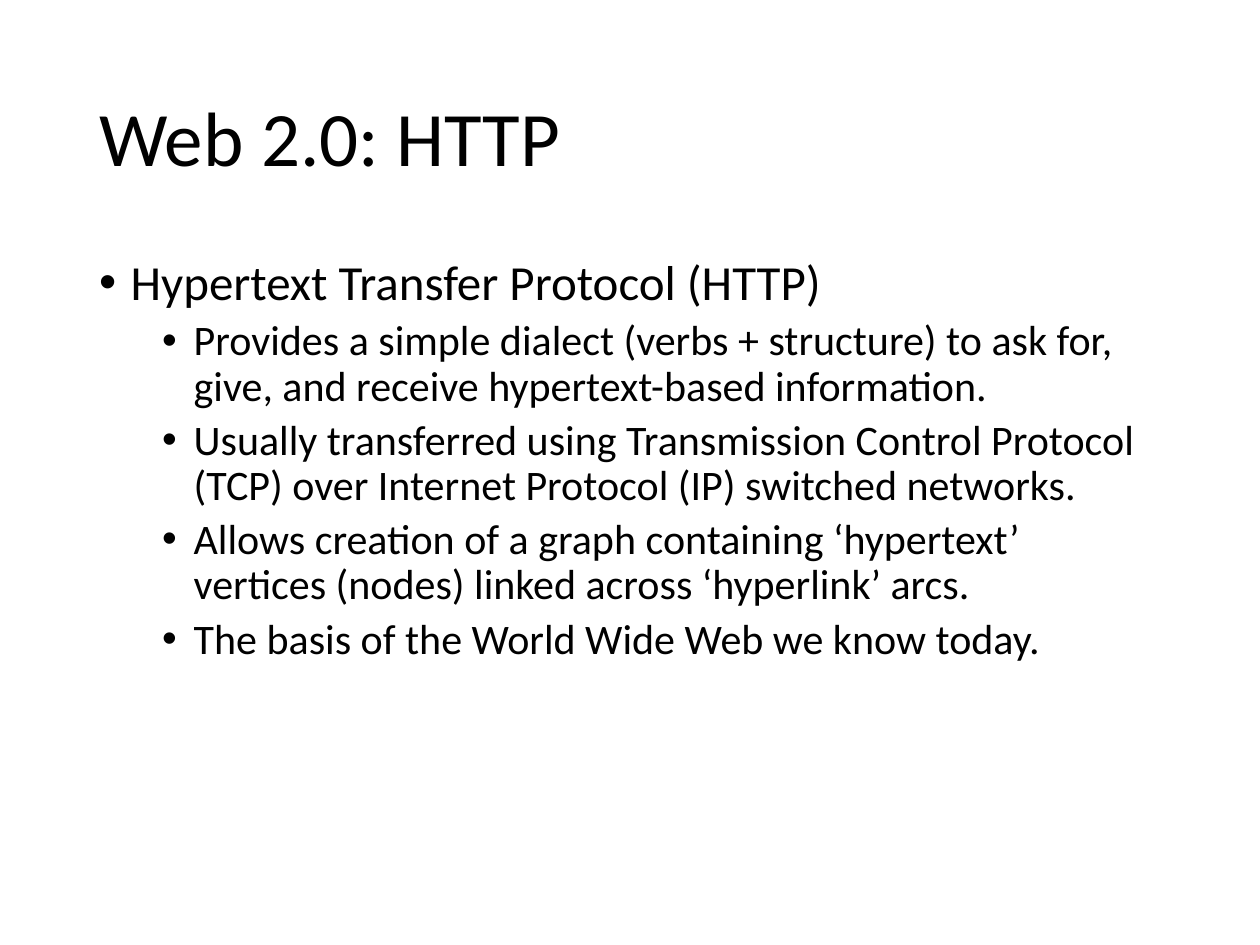
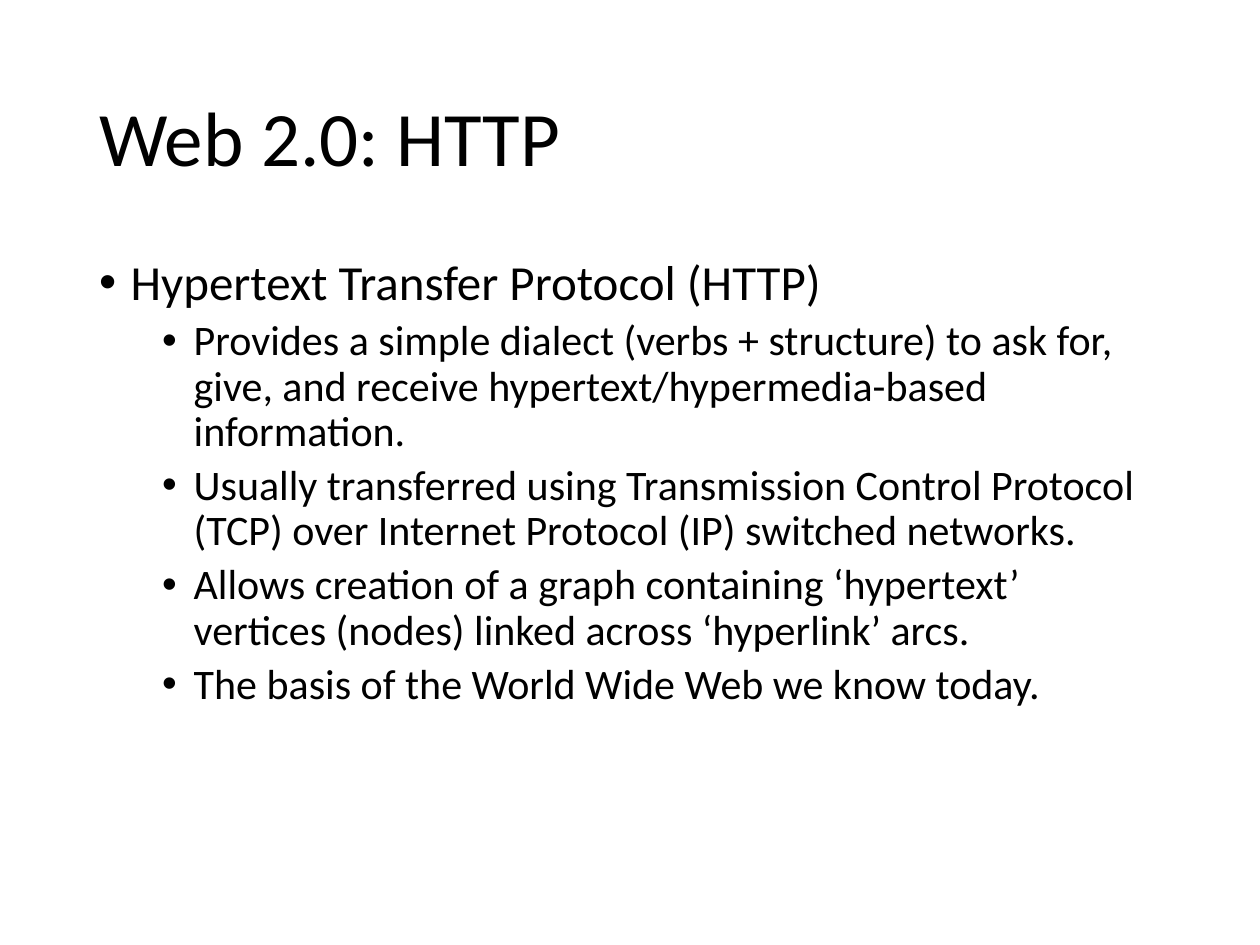
Before and after one commit to colinbellCA/1161.cs330-uwaterloo-sematic_analytics, a slide deck: slide 10 of 1161.cs330-social_graphs_and_semantic_analytics.pptx (slide 9 before the commit). Drawn at 1260x945 pixels with LibreOffice and Linux fonts; fonts in the diff are those of the drawing. Boxes give left, top, right and bottom in pixels: in the first picture for what was removed or moved away, otherwise in the second. Text is boxed around its words. In the diff, an @@ line names an element or a change of style, - is before the commit and + after.

```diff
--- a/1161.cs330-social_graphs_and_semantic_analytics.pptx
+++ b/1161.cs330-social_graphs_and_semantic_analytics.pptx
@@ text at (x1=194, y1=324, x2=1113, y2=447): text changed @@
-  • Provides a simple dialect (verbs + structure) to ask for, give, and receive hypertext-based information.
+  • Provides a simple dialect (verbs + structure) to ask for, give, and receive hypertext/hypermedia-based information.
```
Also in this commit, not shown: 8 other slides changed, 9 slides added, 3 other files.
